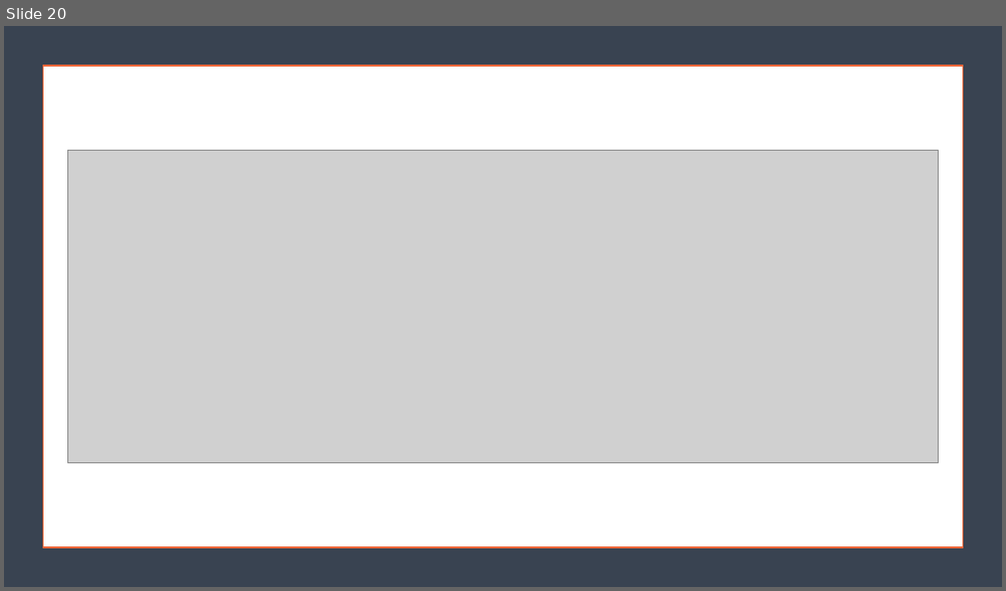
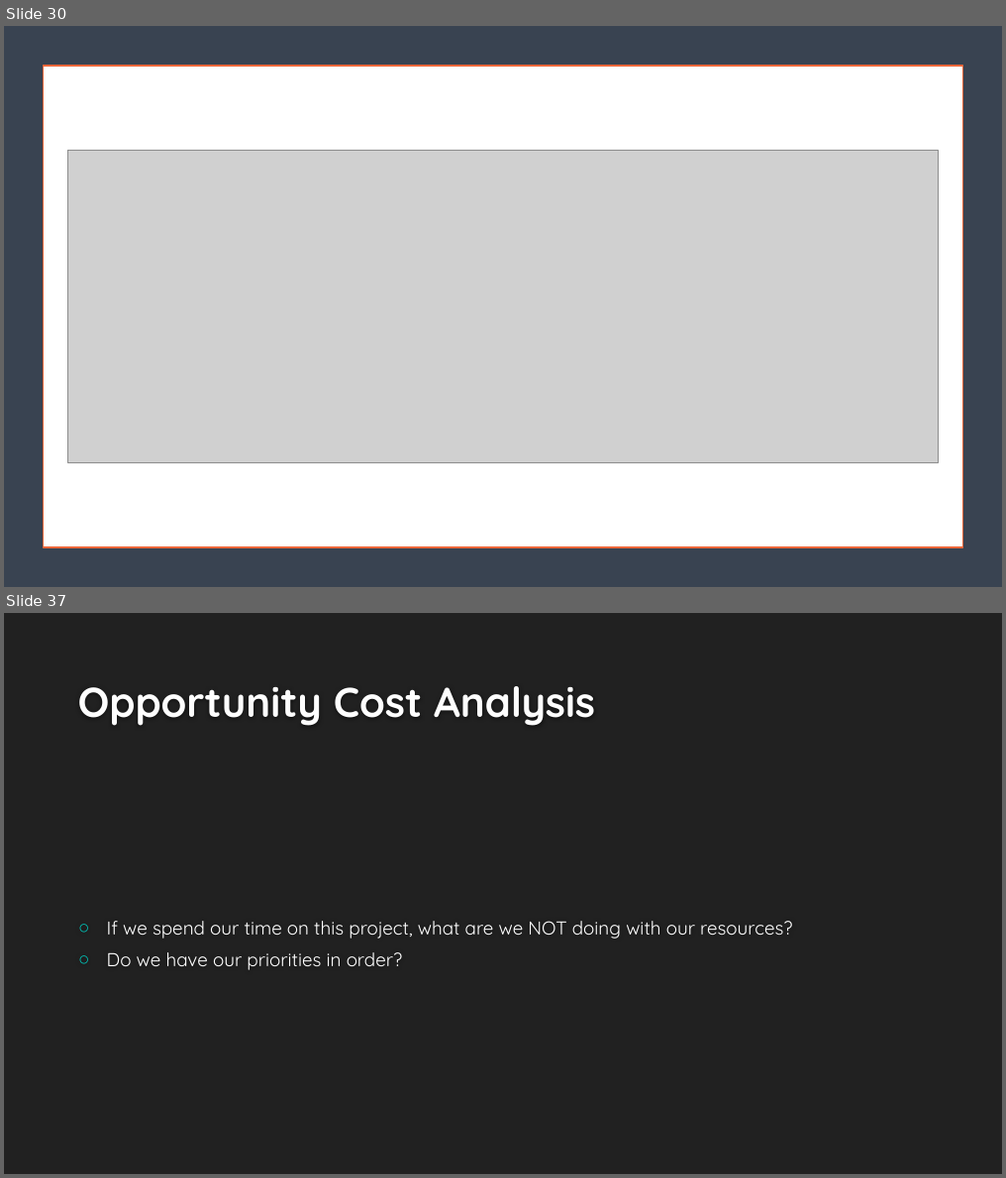
Before and after one commit to hexa-decim8/ISBPM, a slide deck: Class_Materials/Week_3/Day_1/ISBPM w3d1.pptx. Shown one above the other, each under a label of ours: slide 20 before the commit, slides 30 and 37 after it; the slides between them are not shown. The pictures are 1006x591 and 1006x1178 pixels, drawn with LibreOffice and Linux fonts; fonts in the diff are those of the drawing; grey boxes stand for pictures; background and template pictures are left out. Boxes give left, top, right and bottom in pixels: in the first picture for what was removed or moved away, otherwise in the second. Text is boxed around its words. In the diff, an @@ line names an element or a change of style, - is before the commit and + after.

```diff
--- a/Class_Materials/Week_3/Day_1/ISBPM w3d1.pptx
+++ b/Class_Materials/Week_3/Day_1/ISBPM w3d1.pptx
@@ slide 37 added at [4, 613, 1002, 1174], background #212121 @@
@@ title added at [78, 686, 595, 726], 40 pt, text #FEFEFE, bold @@
+Opportunity Cost Analysis
@@ text added at [107, 921, 792, 970], 18 pt, text #FFFFFF @@
+○ If we spend our time on this project, what are we NOT doing with our resources?
+○ Do we have our priorities in order?
@@ what was slide 20 is now slide 30 @@
```
Also in this commit, not shown: 4 slides changed, 27 other slides added, 1 slide removed, 5 other files.
